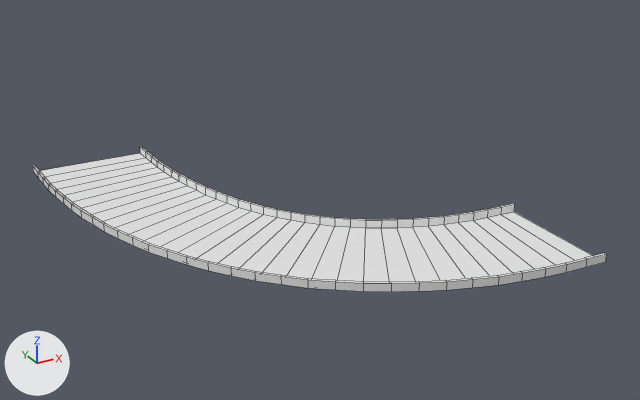
One commit to the Blender file Assets/Models/TrackSectionModels/90 Bend.blend: the scene before it, then after it.
Camera for both pictures: a camera (50 mm lens) standing at (-33.7, -143.0, 54.9) and looking at (24.2, -37.7, 2.3). Lighting does not change. The marker at lower left points along +X, +Y and +Z. Mesh edges are drawn as thin lines.

Before the edit, the objects in view are built like this:
```python
me_plane_001 = bpy.data.meshes.new('Plane.001')
me_plane_001.from_pydata(...)  # 256 vertices, 217 faces; spans x -9.4..9.4, y 1.0..61.0, z 0.0..1.2
me_plane_001.polygons.foreach_set('use_smooth', [True] * 217)
ob_track = bpy.data.objects.new('Track', me_plane_001)
ob_track.location = (0.0, 0.0, 0.0)
ob_track.rotation_euler = (0.0, 0.0, 3.142)  # degrees (0, 0, 180)
_m = ob_track.modifiers.new('Curve', 'CURVE')
_m.object = ob_curve
_m.deform_axis = 'POS_Y'
```
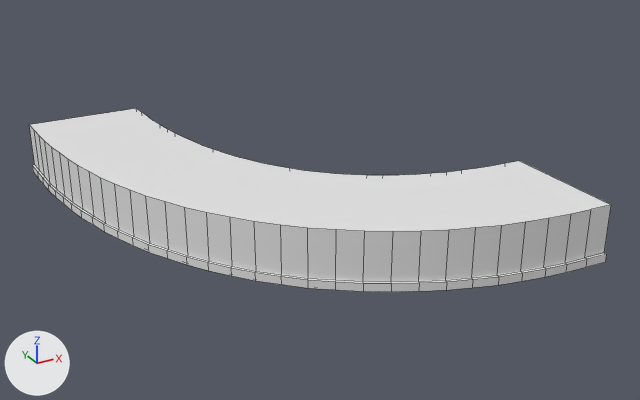
Boxes (x1, y1, x2, y2) around the edits, measured in the pictures (640 x 400 px):
```json
{"object": "Walls", "change": "added", "after": [29, 108, 611, 282]}
{"object": "Track", "change": "unchanged, covered by the edit", "before": [32, 146, 606, 292], "after": [32, 165, 606, 292]}
```

Edits to the scene script, one JSON object a line:
```json
{"op": "add", "block": "me_plane_000", "code": ["me_plane_000 = bpy.data.meshes.new('Plane.000')", "me_plane_000.from_pydata(...)  # 128 vertices, 63 faces; spans x -9.0..9.0, y 1.0..61.0, z 1.2..8.2", "me_plane_000.polygons.foreach_set('use_smooth', [True] * 63)"]}
{"op": "add", "block": "ob_walls", "code": ["ob_walls = bpy.data.objects.new('Walls', me_plane_000)", "ob_walls.location = (0.0, 0.0, 0.0)", "ob_walls.rotation_euler = (0.0, 0.0, 3.142)  # degrees (0, 0, 180)", "_m = ob_walls.modifiers.new('Curve', 'CURVE')", "_m.object = ob_curve", "_m.deform_axis = 'POS_Y'"]}
```
